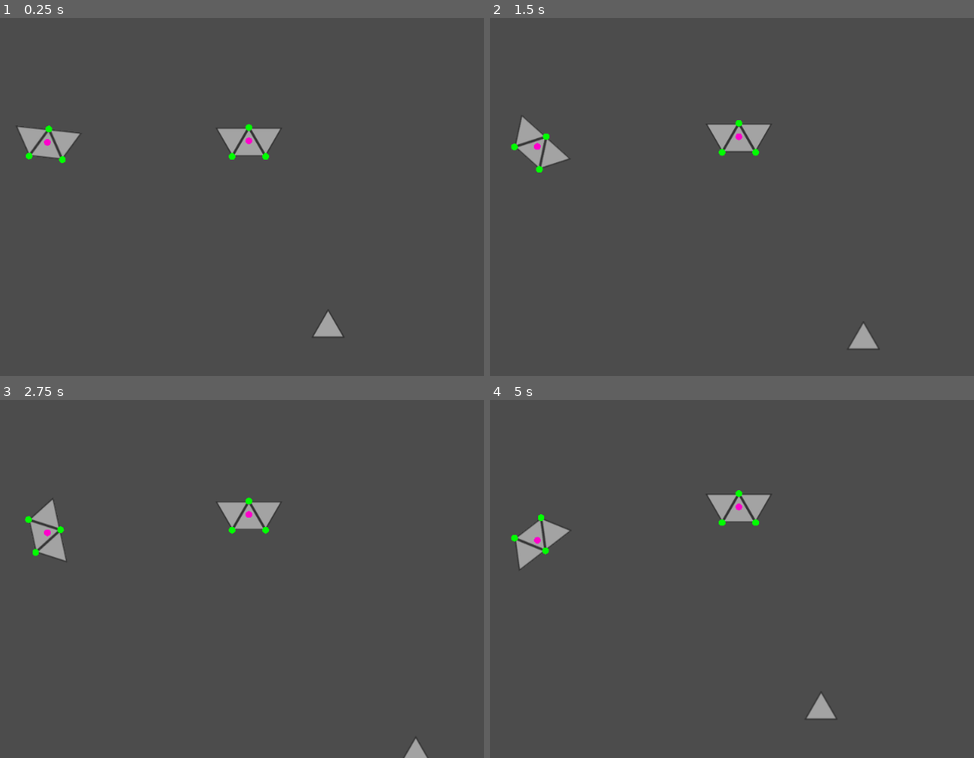
Above: before the commit, frames 1-4 (two rows, left to right).
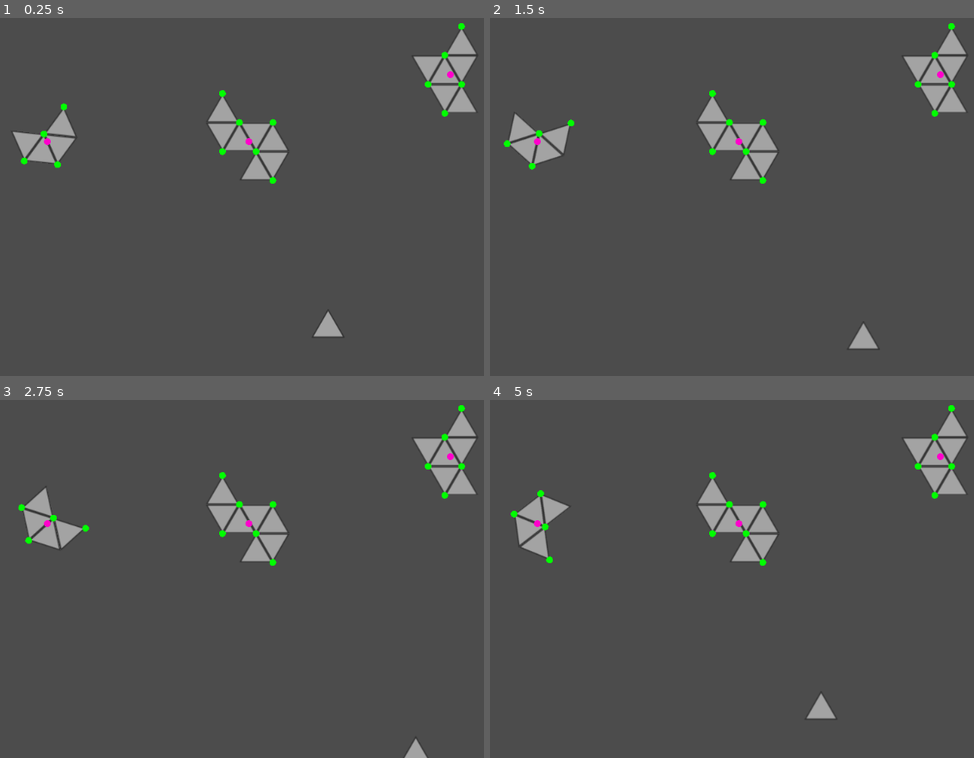
Above: after the commit, the same moments.

Repository: tristaaan/AsteroidGame
Game: Godot game, scene res://Gameplay.tscn
Two runs of this game, one before a commit and one after it. Both use one fixed random seed, a clock stepped at 60 frames per second and the inputs below.
Inputs (mouse positions are in pixels of both pictures, inside the frame that each line leads up to):
- Up to frame 1 (0.25 s): no input
- Up to frame 2 (1.5 s): tap Enter (ui_accept) at 0.5, 0.77 s; move the mouse to (964, 154) at 0.52 s; hold Right (ui_right) 0.53-1.28 s; click (964, 154) at 0.67 s; move the mouse to (678, 193) at 1.27 s; hold Down (ui_down) from 1.28 s (still down)
- Up to frame 3 (2.75 s): tap Enter (ui_accept) at 1.52 s; move the mouse to (392, 468) at 2.02 s; release Down (ui_down) at 2.03 s; hold Right (ui_right) from 2.03 s (still down)
- Up to frame 4 (5 s): move the mouse to (780, 636) at 2.77 s; release Right (ui_right) at 2.78 s; hold Up (ui_up) 2.78-3.53 s; click (780, 636) at 2.92 s; tap Enter (ui_accept) at 3.02, 3.77, 4.52 s; move the mouse to (outside the picture) at 3.52 s; hold Left (ui_left) from 3.53 s (still down); move the mouse to (606, 496) at 4.27 s

The runs differ from the first frame. In frame 1, 3.6% of the frame differs, in the area x 2-99%, y 1-47%; in frame 2, 3.7%; in frame 3, 3.9%; in frame 4, 4.4%, in the area x 4-99%, y 1-48%.

Commit message:
transfer velocity and position on break

Diff:
--- a/Asteroid.gd
+++ b/Asteroid.gd
@@ -1,7 +1,7 @@
 extends RigidBody2D
 
 const size = 5
-const aster_size = 5
+const aster_size = 8
 
 signal asteroid_break(new_components)
 
@@ -53,7 +53,7 @@
 	grid = empty_grid()
 	for k in graph.keys():
 		grid[k.x][k.y] = true
-		self.mass += 1
+	self.mass = len(graph)
 
 func get_possible_directions(posX, posY):
 	var possible_dirs = []
@@ -147,21 +147,15 @@
 			print(graph)
 
 	self.mass = mass_sum
-#	for row in grid:
-#		print(row)
 
 func draw_asteroid():
 	var center_of_mass_sum = Vector2(0,0)
-	var count = 0
-	for i in size:
-		for j in size:
-			if grid[i][j]:
-				var com = draw_triangle_at_centroid(i,j)
-				center_of_mass_sum += com
-				count += 1
-		#print(grid[i])
-
-	var center_of_mass = (center_of_mass_sum / count)
+
+	for t in graph.keys():
+		var com = draw_triangle_at_centroid(int(t.x), int(t.y))
+		center_of_mass_sum += com
+
+	var center_of_mass = (center_of_mass_sum / len(graph))
 	self.transform.origin = center_of_mass
 	self.position = Vector2.ZERO
 	for tri in tris:
@@ -182,6 +176,7 @@
 	var tri
 	if flip:
 		tri = $TriangleFlip.duplicate()
+		tri.is_flip = true
 		pY += 25 * sqrt(3)
 	else:
 		tri = $Triangle.duplicate()
@@ -209,33 +204,49 @@
 	if tri.get_strength() <= 0:
 		# destroy tri
 		remove_child(tri)
+		self.mass -= 1
 		grid[array_coordinate.y][array_coordinate.x] = false
 
 		# remove destroyed node from graph
-		print(graph)
 		for coord in graph[hit_coord]:
 			var index = graph[coord].find(hit_coord)
 			graph[coord].remove(index)
 
 		match len(graph[hit_coord]):
 			2:
-				# there could be 2 components from this unless the asteroid loops
 				var neighbors = graph[hit_coord]
 				graph.erase(hit_coord)
 				var components = []
+
 				for n in neighbors:
 					components.append(get_component(n))
 
+				# check if there are 2 new asteroids from this
 				if not components[0].has(components[1][0]):
 					var	graphs = []
+					var component_positions = []
 					for coords in components:
 						var component_graph = {}
 						for coord in coords:
+							print(coord, graph[coord])
 							component_graph[coord] = graph[coord]
 						graphs.append(component_graph)
-					emit_signal("asteroid_break", graphs, global_hit_coord)
+						component_positions.append(
+							calulate_component_global_center(
+								component_graph
+							)
+						)
+					emit_signal("asteroid_break",
+						graphs,
+						component_positions,
+						rotation,
+						self.linear_velocity,
+						self.angular_velocity
+					)
+					tri.queue_free()
 					self.queue_free()
 			1:
+				tri.queue_free()
 				graph.erase(hit_coord)
 			0:
 				# Lone tri
@@ -243,18 +254,24 @@
 				if DEBUG:
 					print('asteroid all destroyed')
 
-#		var tmp_start_pos = self.global_position
-#		self.start_pos = tmp_start_pos
-#		self.reset = true
-#		update()
+func yx2xy(a):
+	return Vector2(a.y, a.x)
+
+func calulate_component_global_center(component):
+	var com = Vector2(0,0)
+
+	for c in component.keys():
+		com += coord_map[yx2xy(c)].global_position
+
+	# the offset has to do with the grid coordinate?
+	return com / len(component) - Vector2(0, 25 * sqrt(3) / 2 + 5)
 
 func get_component(start):
-	var q_front = graph[start]
+	var q_front = [start]
 	var visited = [start]
 	var neighbors = []
 	while q_front.size() > 0:
 		var front = q_front.pop_front()
-		# return the depth if it is the end key
 		neighbors = graph[front]
 		for n in neighbors:
 			if not visited.has(n):
--- a/AsteroidFactory.gd
+++ b/AsteroidFactory.gd
@@ -30,12 +30,18 @@
 	add_child(instance)
 	instance.reset = true
 
-func asteroid_did_break(components, offset):
+func asteroid_did_break(components, component_positions, rotation, velocity, angular_velocity):
 	print("factory detect broken", components)
-	for c in components:
+	for i in components.size():
+		var c = components[i]
+		var c_pos = component_positions[i]
 		var instance = asteroid_scene.instance()
 		instance.init(c)
-		instance.start_pos = offset
+		instance.start_pos = c_pos
+		instance.start_angle = rotation
+		instance.start_speed = velocity
+		# this is a weird one to calculate
+		instance.start_rot = angular_velocity / 2
 		instance.connect("asteroid_break", self, "asteroid_did_break")
 		add_child(instance)
 		instance.reset = true
--- a/Gameplay.gd
+++ b/Gameplay.gd
@@ -9,8 +9,9 @@
 func setup_asteroid_field():
 	var screen_size = self.get_viewport().get_visible_rect().size
 
-	spawn_asteroid_at(100, 250, Vector2(0, 5), 0.5)
-	spawn_asteroid_at(400, 250, Vector2(0, -5), 0)
+	spawn_asteroid_at(100, 250, Vector2(0, 0), 0.5)
+	spawn_asteroid_at(700, 150, Vector2(0, -0), 0)
+	spawn_asteroid_at(400, 250, Vector2(-0, 0), 0)
 
 func spawn_asteroid_at(x, y, velocity = null, rot_velocity=null):
 	$AsteroidFactory.spawn(Vector2(x,y), velocity, rot_velocity)
--- a/Triangle.gd
+++ b/Triangle.gd
@@ -5,6 +5,7 @@
 var array_coordinate
 var initial_str:float = 4.0 setget set_initial_strength
 var strength:float = initial_str setget set_strength, get_strength
+var is_flip:bool = false
 
 class_name Triangle
 
